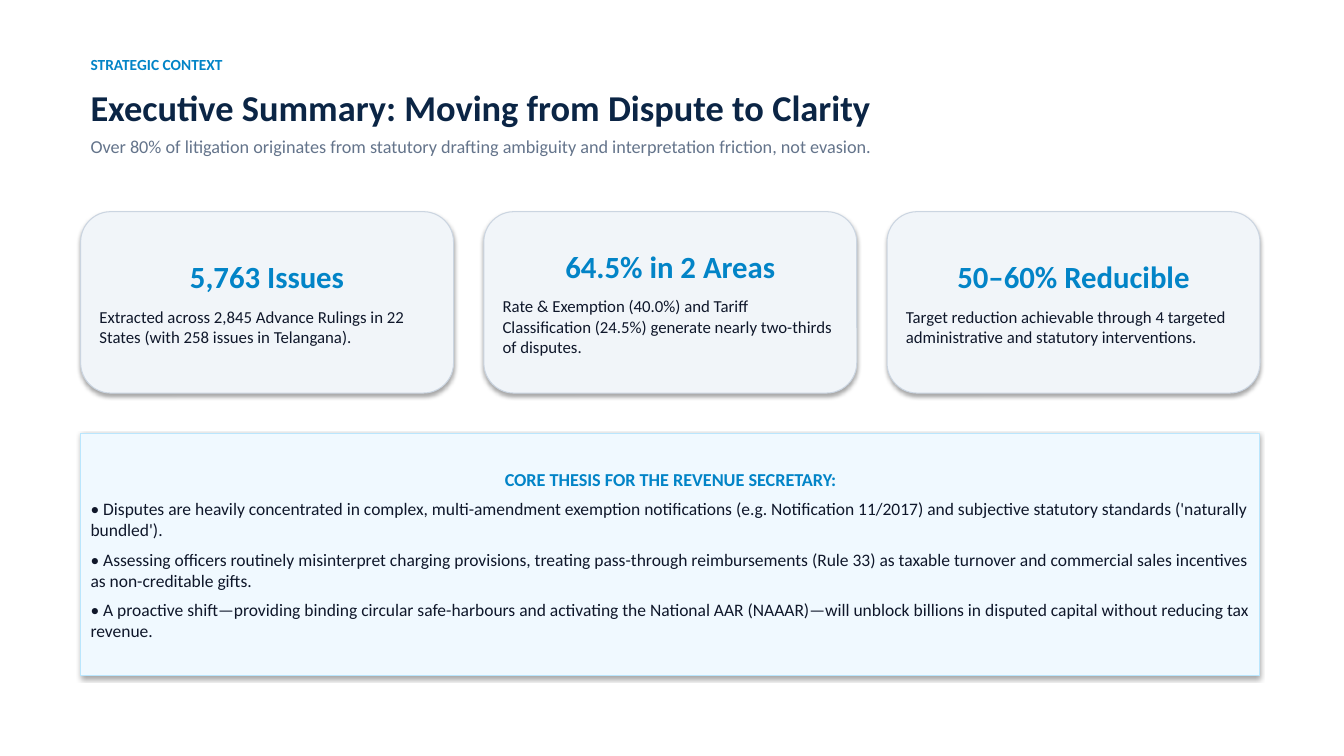
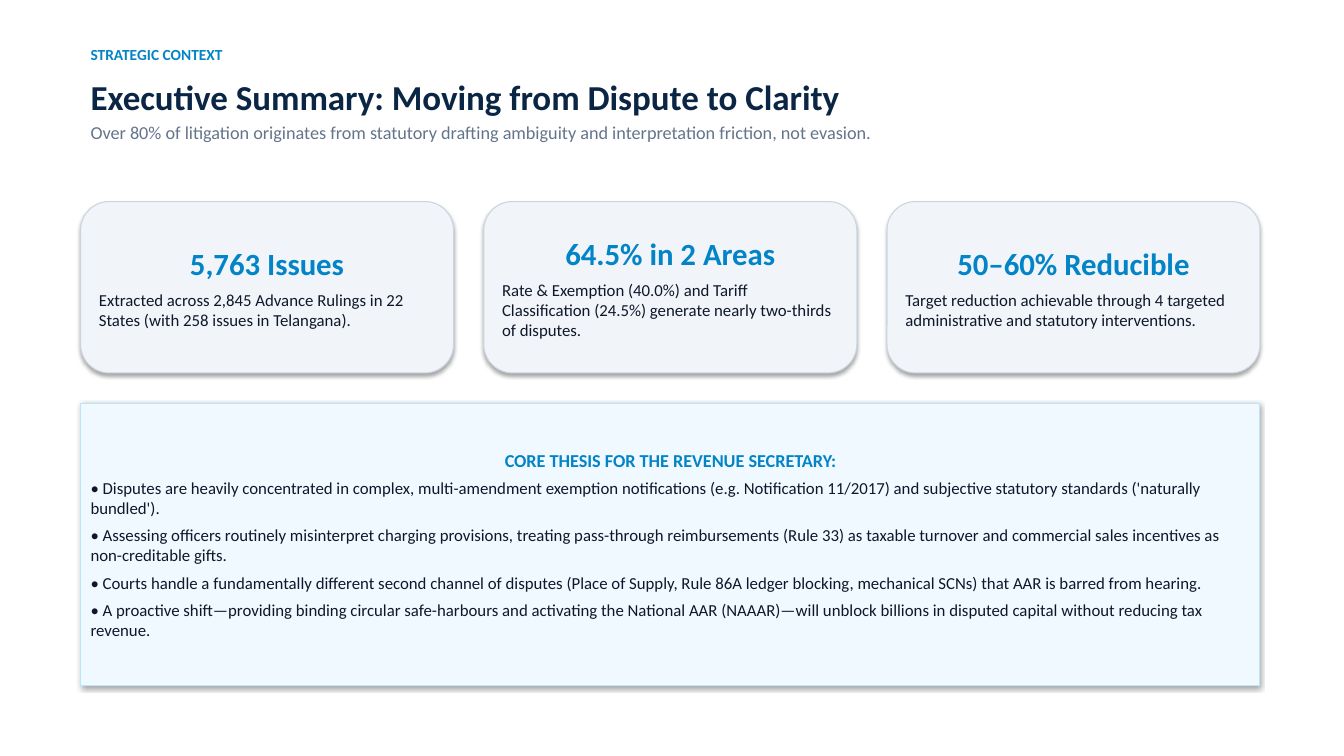
Before and after one commit to vishalquantana/qlaw, a slide deck: slide 2 of docs/GST_Litigation_Causes_Revenue_Secretary.pptx. Drawn at 1344x756 pixels with LibreOffice and Linux fonts; fonts in the diff are those of the drawing. Boxes give left, top, right and bottom in pixels: in the first picture for what was removed or moved away, otherwise in the second. Text is boxed around its words. In the diff, an @@ line names an element or a change of style, - is before the commit and + after.

Commit message:
feat(analysis): add court docket divergence and temporal evolution (2018-2026) across deck, excel, doc, and web

```diff
--- a/docs/GST_Litigation_Causes_Revenue_Secretary.pptx
+++ b/docs/GST_Litigation_Causes_Revenue_Secretary.pptx
@@ text "STRATEGIC CONTEXT": place and size @@
-text "STRATEGIC CONTEXT" at (91,60,223,70)
+text "STRATEGIC CONTEXT" at (91,50,223,60)
@@ text "Executive Summary: Moving from Dispute ...": place and size @@
-text "Executive Summary: Moving from Dispute ..." at (91,95,871,156)
+text "Executive Summary: Moving from Dispute ..." at (91,85,871,142)
@@ text "Executive Summary: Moving from Dispute ..." at (91,85,871,142): size 26 to 25 pt in "Executive Summary: Moving from Dispute to Clarity"; less space between paragraphs @@
@@ rounded rectangle "5,763 Issues": place and size @@
-rounded rectangle "5,763 Issues" at (81,212,454,393)
+rounded rectangle "5,763 Issues" at (81,202,454,373)
@@ rounded rectangle "64.5% in 2 Areas": place and size @@
-rounded rectangle "64.5% in 2 Areas" at (484,212,857,393)
+rounded rectangle "64.5% in 2 Areas" at (484,202,857,373)
@@ rounded rectangle "50–60% Reducible": place and size @@
-rounded rectangle "50–60% Reducible" at (887,212,1260,393)
+rounded rectangle "50–60% Reducible" at (887,202,1260,373)
@@ text in rounded rectangle at (99,294,403,329): less space between paragraphs @@
@@ text in rounded rectangle at (502,284,831,339): less space between paragraphs @@
@@ text in rounded rectangle at (905,294,1225,329): less space between paragraphs @@
@@ rectangle "CORE THESIS FOR THE REVENUE ...": place and size @@
-rectangle "CORE THESIS FOR THE REVENUE ..." at (81,434,1260,676)
+rectangle "CORE THESIS FOR THE REVENUE ..." at (81,403,1260,686)
@@ text in rectangle at (91,482,1219,636): size 12.5 to 12 pt in "• Disputes are heavily concentrated in complex, ...", "• Assessing officers routinely misinterpret charging provisi ...", "• A proactive shift—providing binding circular safe-harbours ..."; less space between paragraphs @@
@@ text in rectangle at (103,577,1201,592): paragraph added @@
+• Courts handle a fundamentally different second channel of disputes (Place of Supply, Rule 86A ledger blocking, mechanical SCNs) that AAR is barred from hearing.
```
Also in this commit, not shown: 9 other slides changed, 2 slides added, 6 other files.
